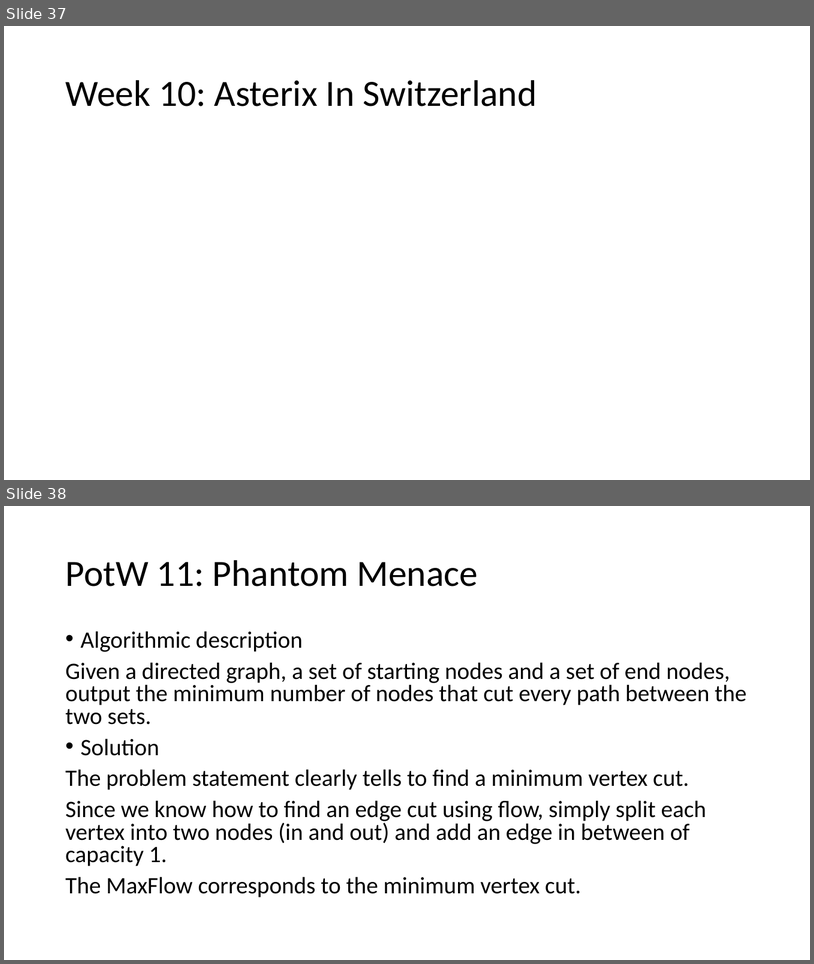
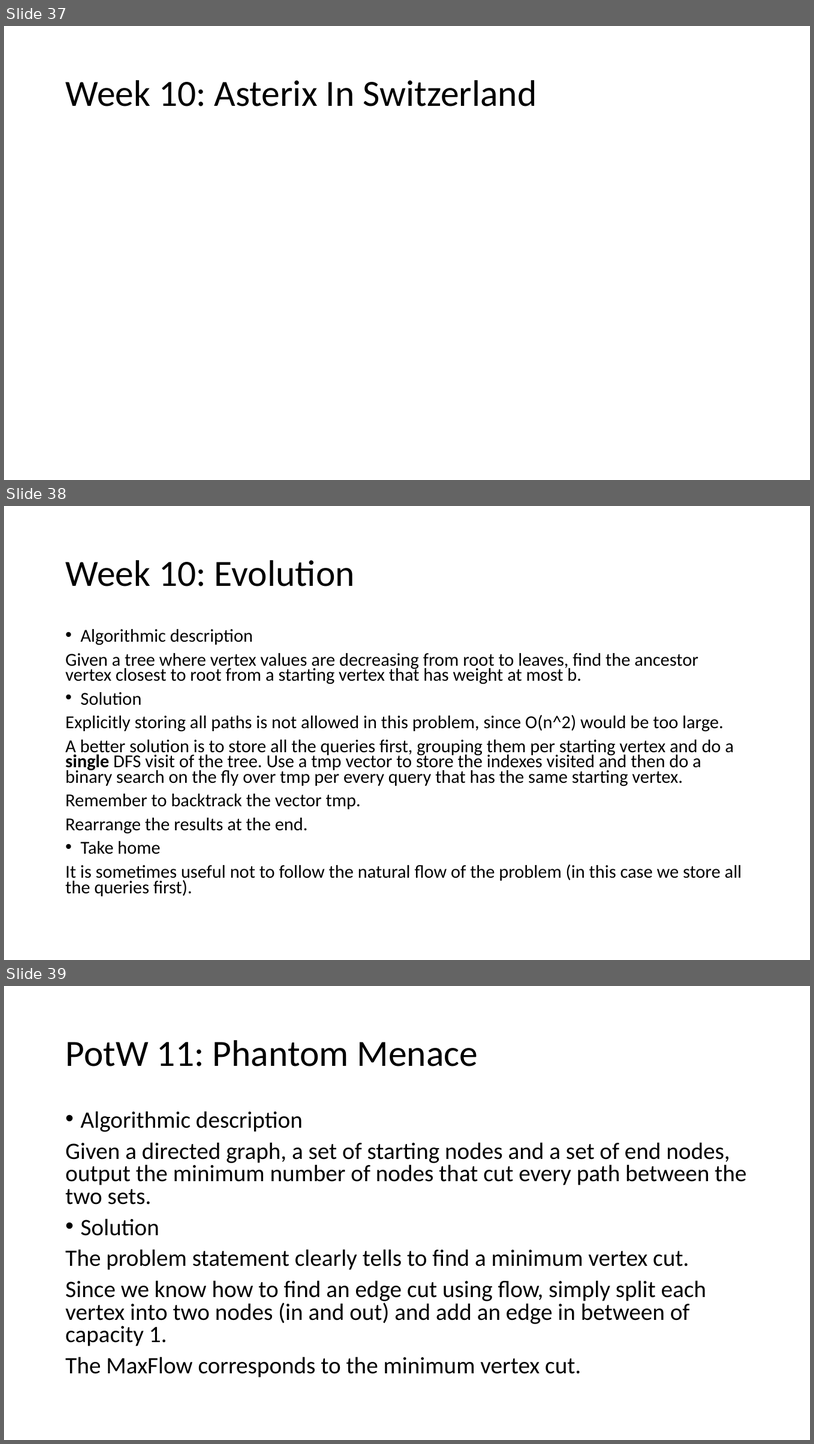
Before and after one commit to giacomocamposampiero/algolab, a slide deck: Recap.pptx. Shown one above the other, each under a label of ours: slides 37 and 38 before the commit, slides 37, 38 and 39 after it. The pictures are 814x964 and 814x1444 pixels, drawn with LibreOffice and Linux fonts; fonts in the diff are those of the drawing; grey boxes stand for pictures. Boxes give left, top, right and bottom in pixels: in the first picture for what was removed or moved away, otherwise in the second. Text is boxed around its words. In the diff, an @@ line names an element or a change of style, - is before the commit and + after.

Commit message:
Last weeks' problems

```diff
--- a/Recap.pptx
+++ b/Recap.pptx
@@ slide 38 added at (4, 506, 810, 960), background #FFFFFF @@
@@ title added at (65, 560, 355, 586), 44 pt, text #000000 @@
+Week 10: Evolution
@@ text added at (65, 629, 742, 896), 21.7 pt, text #000000 @@
+• Algorithmic description
+Given a tree where vertex values are decreasing from root to leaves, find the ancestor vertex closest to root from a starting vertex that has weight at most b.
+• Solution
+Explicitly storing all paths is not allowed in this problem, since O(n^2) would be too large.
+A better solution is to store all the queries first, grouping them per starting vertex and do a single DFS visit of the tree. Use a tmp vector to store the indexes visited and then do a binary search on the fly over tmp per every query that has the same starting vertex.
+Remember to backtrack the vector tmp.
+Rearrange the results at the end.
+• Take home
+It is sometimes useful not to follow the natural flow of the problem (in this case we store all the queries first).
@@ what was slide 38 is now slide 39 @@
```
Also in this commit, not shown: 6 slides changed, 4 other slides added, 5 other files.
